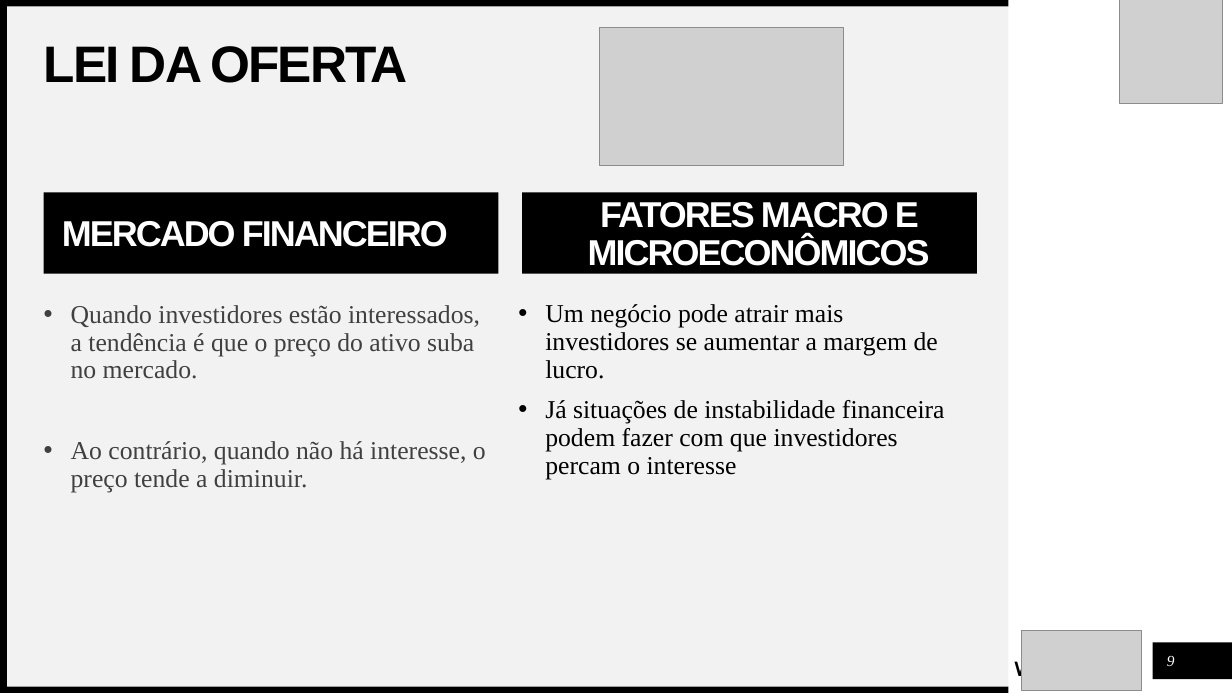
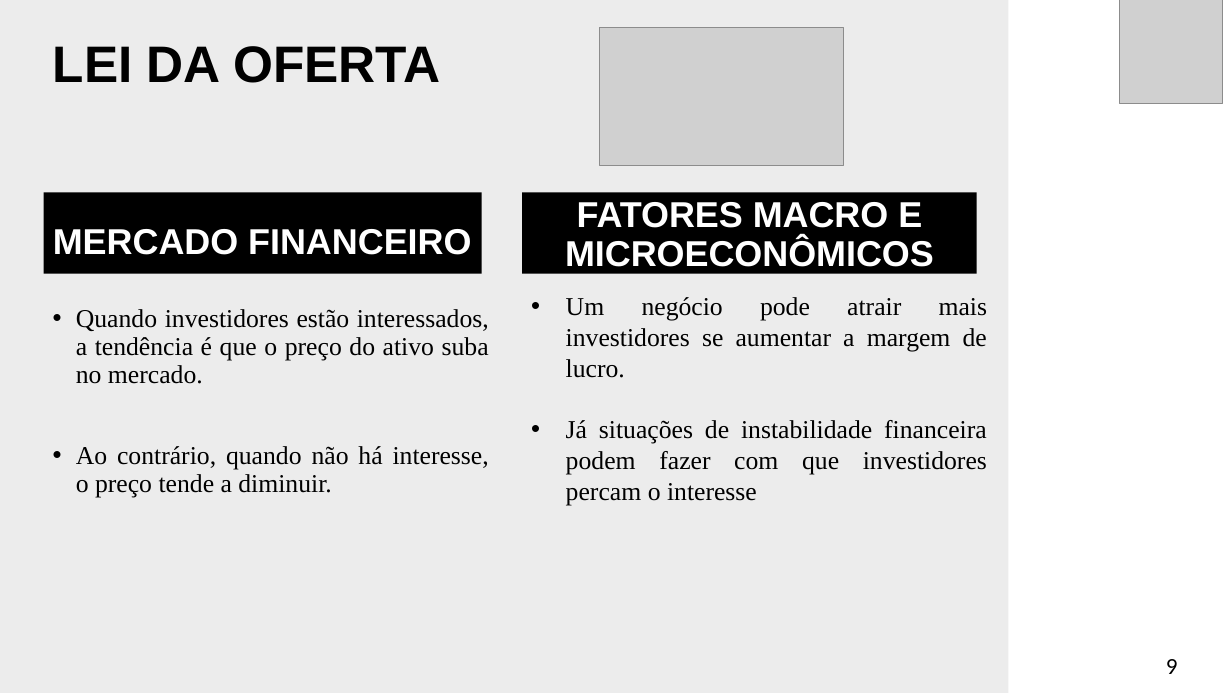
Before and after one commit to LuizMartendal/bcc-furb, a slide deck: slide 9 of 3° semestre/Fundamentos da Economia/Seminário/LEI DA OFERTA.pptx. Drawn at 1232x693 pixels with LibreOffice and Linux fonts; fonts in the diff are those of the drawing; grey boxes stand for pictures. Boxes give left, top, right and bottom in pixels: in the first picture for what was removed or moved away, otherwise in the second. Text is boxed around its words. In the diff, an @@ line names an element or a change of style, - is before the commit and + after.

```diff
--- a/3° semestre/Fundamentos da Economia/Seminário/LEI DA OFERTA.pptx
+++ b/3° semestre/Fundamentos da Economia/Seminário/LEI DA OFERTA.pptx
@@ rectangle removed at box(0, 0, 1008, 6) @@
@@ rectangle removed at box(0, 3, 8, 693) @@
@@ rectangle added at box(0, 0, 1008, 693), fill #ECECEC @@
@@ rectangle removed at box(7, 6, 1009, 687) @@
@@ title "LEI DA OFERTA" at box(53, 46, 440, 83): letter spacing -1.5 to 0 pt @@
@@ rectangle "MERCADO FINANCEIRO": place and size @@
-rectangle "MERCADO FINANCEIRO" at box(43, 192, 498, 274)
+rectangle "MERCADO FINANCEIRO" at box(43, 192, 482, 274)
@@ rectangle "MERCADO FINANCEIRO" at box(43, 192, 482, 274): letter spacing -1.5 to 0 pt; line spacing 0.9 to 1.5; vertical alignment middle to top; text to rectangle @@
@@ rectangle "FATORES MACRO E MICROECONÔMICOS" at box(522, 192, 977, 274): letter spacing -1.5 to 0 pt; vertical alignment middle to top; text to rectangle @@
@@ text "Um negócio pode atrair mais ...": place and size @@
-text "Um negócio pode atrair mais ..." at box(545, 304, 945, 480)
+text "Um negócio pode atrair mais ..." at box(566, 297, 988, 505)
@@ text "Um negócio pode atrair mais ..." at box(566, 297, 988, 505): alignment left to justified; indent changed; line spacing 0.9 to 1; less space between paragraphs; vertical alignment top to middle @@
@@ text "Quando investidores estão interessados, a ..." at box(76, 309, 489, 497): text colour #404040 to #000000; alignment left to justified; indent changed @@
@@ text removed at box(1014, 641, 1143, 682) @@
-BANCO WOODGROVE
@@ picture removed at box(1021, 630, 1141, 690) @@
@@ rectangle removed at box(1153, 642, 1232, 679) @@
@@ page number at box(1166, 659, 1178, 674): size 12 to 18 pt, font Times New Roman to Calibri, text colour #FFFFFF to #000000, italic off; alignment centre to left; vertical alignment middle to top @@
@@ rectangle removed at box(0, 687, 1008, 693) @@
```
Also in this commit, not shown: 10 other slides changed, 1 slide added, 1 slide removed, 7 other files.
